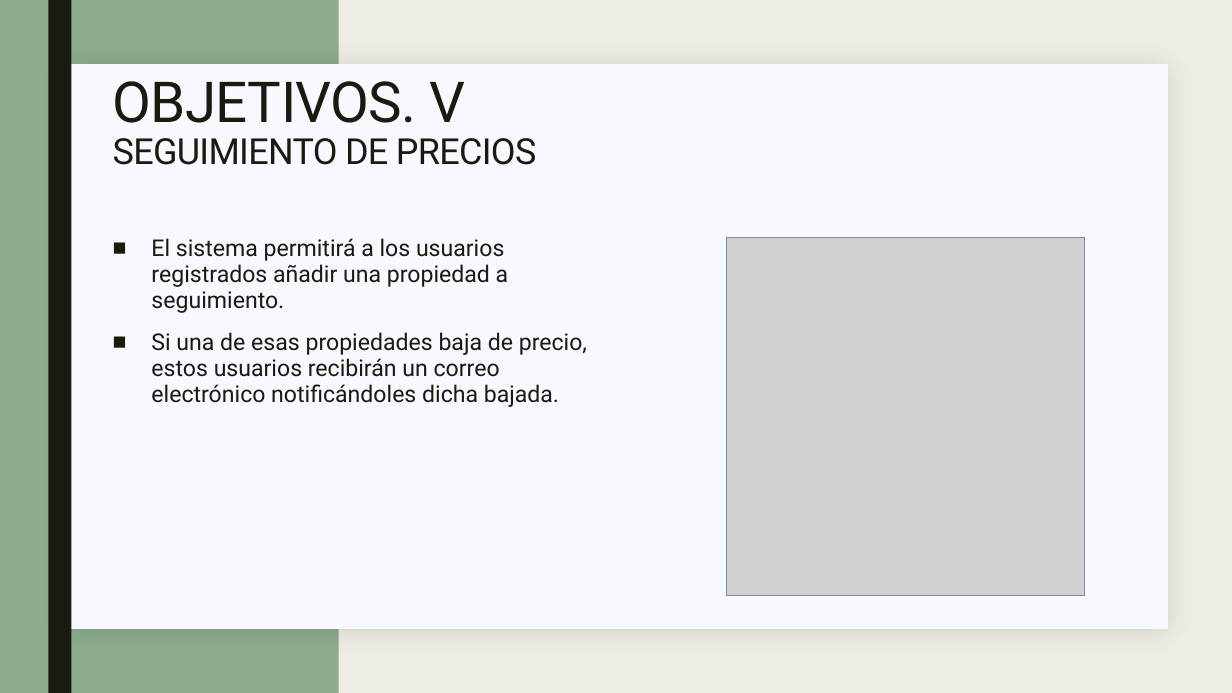
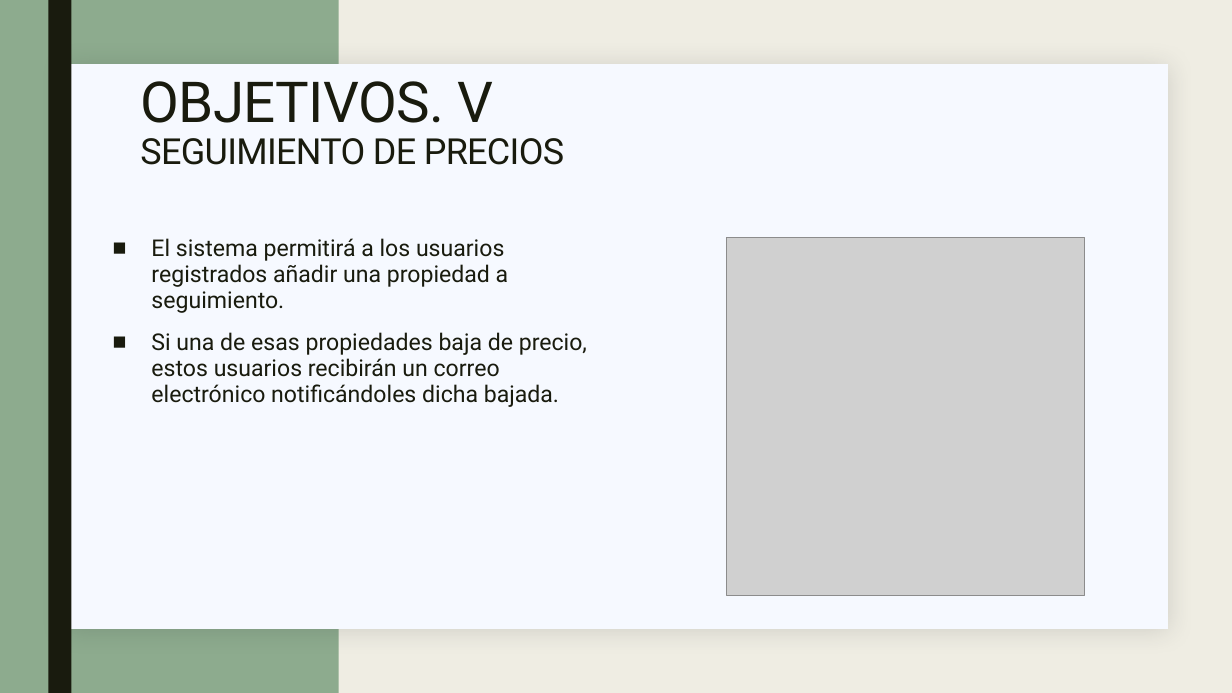
Before and after one commit to golmenero/tfg_inmobiliaria, a slide deck: slide 11 of MATERIAL/Defensa/Presentación.pptx. Drawn at 1232x693 pixels with LibreOffice and Linux fonts; fonts in the diff are those of the drawing; grey boxes stand for pictures; background and template pictures are left out. Boxes give left, top, right and bottom in pixels: in the first picture for what was removed or moved away, otherwise in the second. Text is boxed around its words. In the diff, an @@ line names an element or a change of style, - is before the commit and + after.

```diff
--- a/MATERIAL/Defensa/Presentación.pptx
+++ b/MATERIAL/Defensa/Presentación.pptx
@@ title "OBJETIVOS. V SEGUIMIENTO DE PRECIOS" moved from (x1=113, y1=81, x2=536, y2=165) to (x1=140, y1=81, x2=564, y2=165) @@
```
Also in this commit, not shown: 8 other slides changed, 5 slides added.
